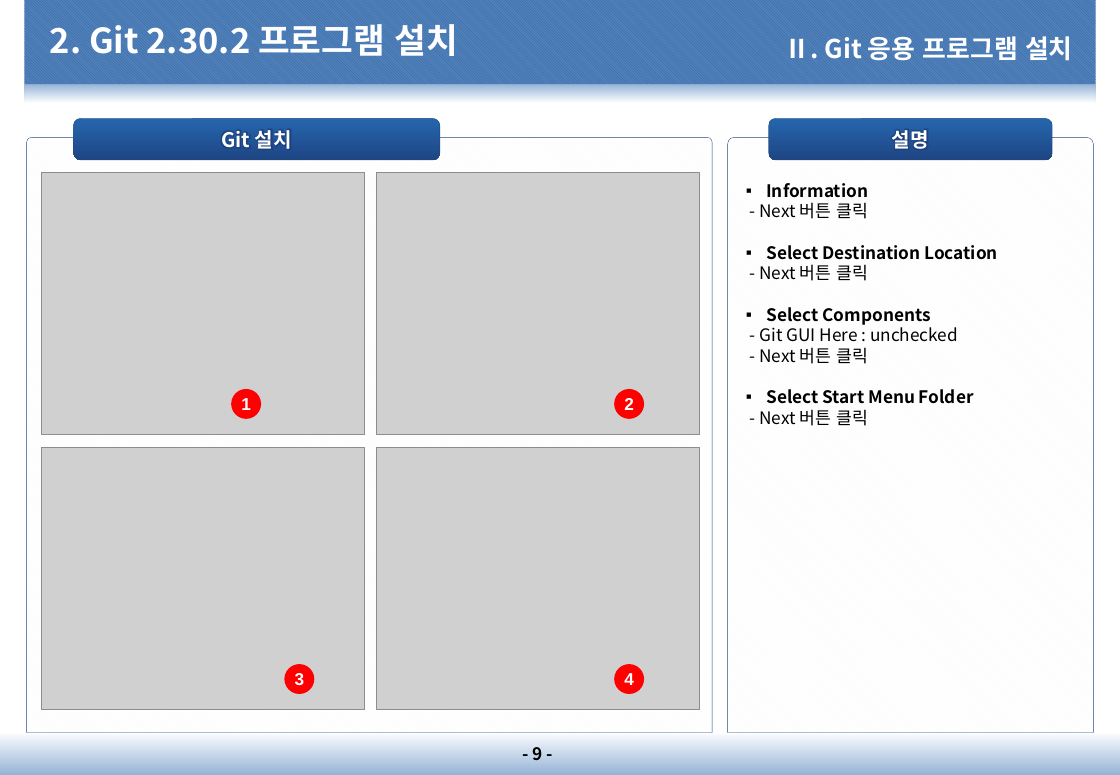
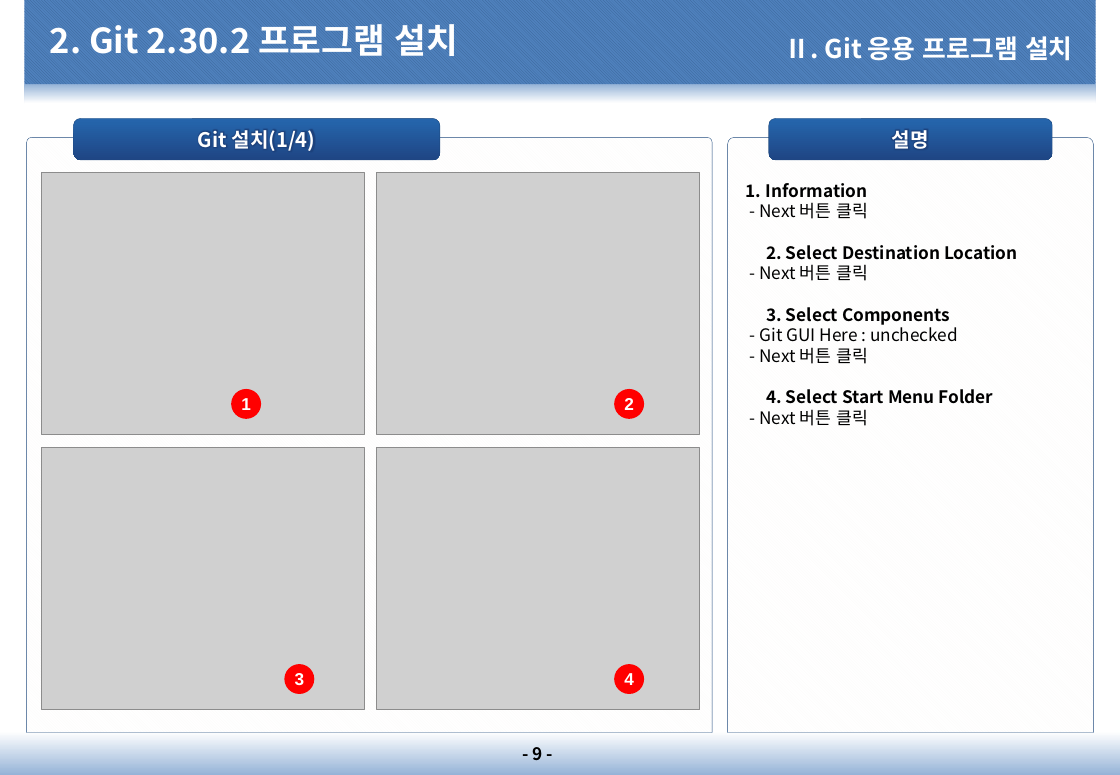
Before and after one commit to dims1111/ESM, a slide deck: slide 9 of document/10.프로젝트 관리(PM)/PM-1200.소프트웨어/PM-1210.GitHub 설명서/PM-1210.GitHub 설명서_20210201_v1.0.pptx. Drawn at 1120x775 pixels with LibreOffice and Linux fonts; fonts in the diff are those of the drawing; grey boxes stand for pictures; background and template pictures are left out. Boxes give left, top, right and bottom in pixels: in the first picture for what was removed or moved away, otherwise in the second. Text is boxed around its words. In the diff, an @@ line names an element or a change of style, - is before the commit and + after.

```diff
--- a/document/10.프로젝트 관리(PM)/PM-1200.소프트웨어/PM-1210.GitHub 설명서/PM-1210.GitHub 설명서_20210201_v1.0.pptx
+++ b/document/10.프로젝트 관리(PM)/PM-1200.소프트웨어/PM-1210.GitHub 설명서/PM-1210.GitHub 설명서_20210201_v1.0.pptx
@@ text in rounded rectangle at [198, 130, 316, 151]: text changed @@
-Git 설치
+Git 설치(1/4)
@@ text in round same rect at [746, 183, 867, 198]: text changed @@
-▪ Information
+1. Information
@@ text in round same rect at [766, 245, 1017, 260]: text changed @@
-▪ Select Destination Location
+2. Select Destination Location
@@ text in round same rect at [766, 307, 950, 325]: text changed @@
-▪ Select Components
+3. Select Components
@@ text in round same rect at [766, 389, 994, 404]: text changed @@
-▪ Select Start Menu Folder
+4. Select Start Menu Folder
```
Also in this commit, not shown: 13 other slides changed, 2 other files.
